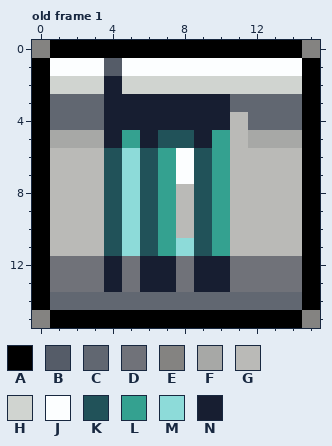
One commit to this pixel-art file: assets/spritesheets/props/block.aseprite. Above: the version before the commit.
16x16 pixels, 1 frame. Colours within 5 levels of each other are drawn and written as one. Shown: old frame 1. The commit also changed other frames, which this record leaves out.
Palette (. is transparent): A #000000  B #555c68  C #616771  D #707279  E #848381  F #a7a8a6  G #babab7  H #d0d4d0  J #fcfeff  K #215259  L #34a190  M #8ddbd9  N #171e31
Now the later version:
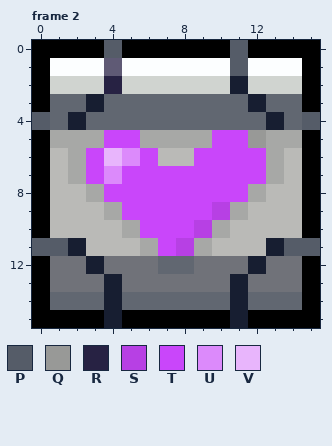
Colours new in this view: P #555c68  Q #989997  R #272243  S #b740e4  T #c946fa  U #dc8afb  V #e8b5fc
A new or re-ordered frame is compared with the old frame closest to it.
Edits made:
frames 1 -> 2
layer "Layer 2" added
colour B: #555c68 -> #5f5a75
Frame 2 is new; against old frame 1, layers "Layer 2", "Layer 1":
y 0: x 0 E -> A; x 4 A -> P; x 11 A -> P; x 15 E -> A
y 1: x 11 J -> P
y 2: x 4 N -> R; x 11 H -> N
y 3: x 3..10 CNNNNNNN -> NCCCCCCC; x 12 C -> N
y 4: x 0 A -> P; x 2 C -> N; x 4..11 NNNNNNNG -> CCCCCCCC; x 13 C -> N; x 15 A -> P
y 5: x 4..12 NLNKKNLGF -> TTFFFFTTQ
y 6: x 2..13 GGKMKLJKLGGG -> FTVUTGGTTTTF
y 7: x 2..13 GGKMKLJKLGGG -> FTUTTTTTTTTF
y 8: x 3..12 GKMKLGKLGG -> FTTTTTTTTF
y 9: x 4..11 KMKLGKLG -> FTTTTTSF
y 10: x 4..10 KMKLGKL -> GFTTTSF
y 11: x 0..2 AGG -> PPN; x 4..10 KMKLMKL -> GGFTSFG; x 13..15 GGA -> NPP
y 12: x 3..4 DN -> ND; x 6..10 NNDNN -> DCCDD; x 12 D -> N
y 13: x 6..7 NN -> DD; x 9..11 NND -> DDN
y 14: x 4 C -> N; x 11 C -> N
y 15: x 0 E -> A; x 4 A -> N; x 11 A -> N; x 15 E -> A
